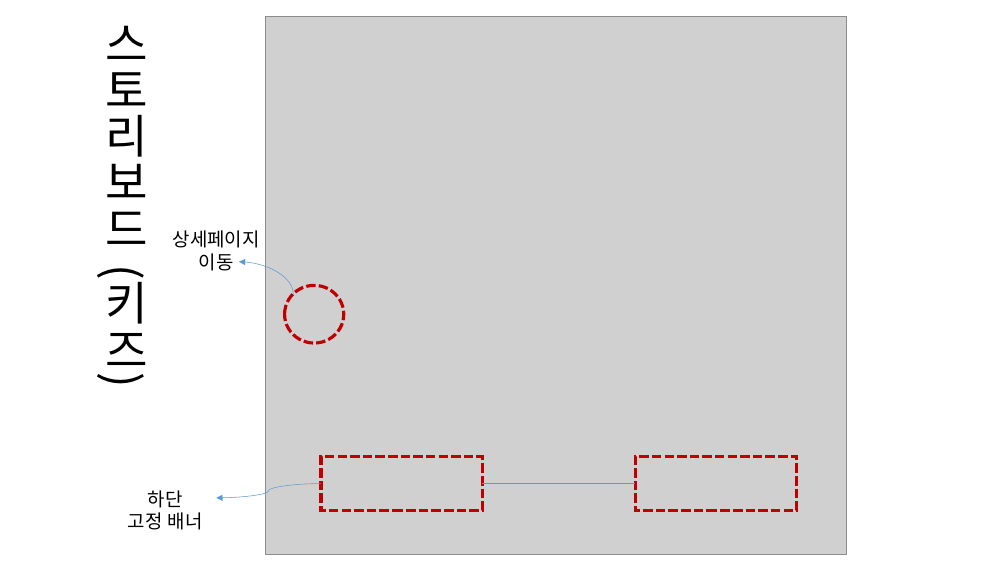
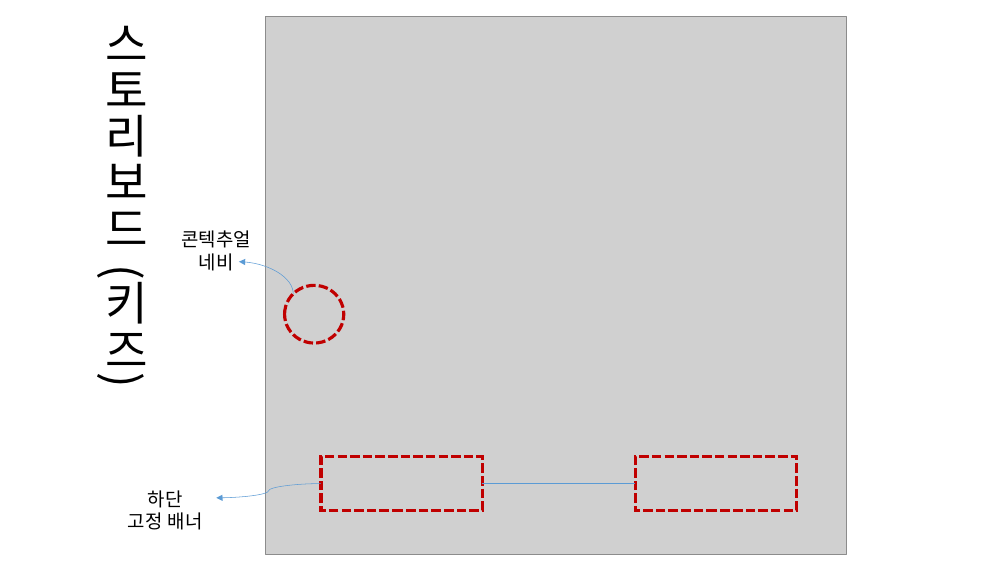
Before and after one commit to somissss/Report03, a slide deck: slide 17 of 박소미-UX설계.pptx. Drawn at 1008x567 pixels with LibreOffice and Linux fonts; fonts in the diff are those of the drawing; grey boxes stand for pictures. Boxes give left, top, right and bottom in pixels: in the first picture for what was removed or moved away, otherwise in the second. Text is boxed around its words. In the diff, an @@ line names an element or a change of style, - is before the commit and + after.

```diff
--- a/박소미-UX설계.pptx
+++ b/박소미-UX설계.pptx
@@ text at box(181, 230, 251, 271): text changed @@
-상세페이지
-이동
+콘텍추얼
+네비
```
Also in this commit, not shown: 5 other slides changed, 1 slide added.
